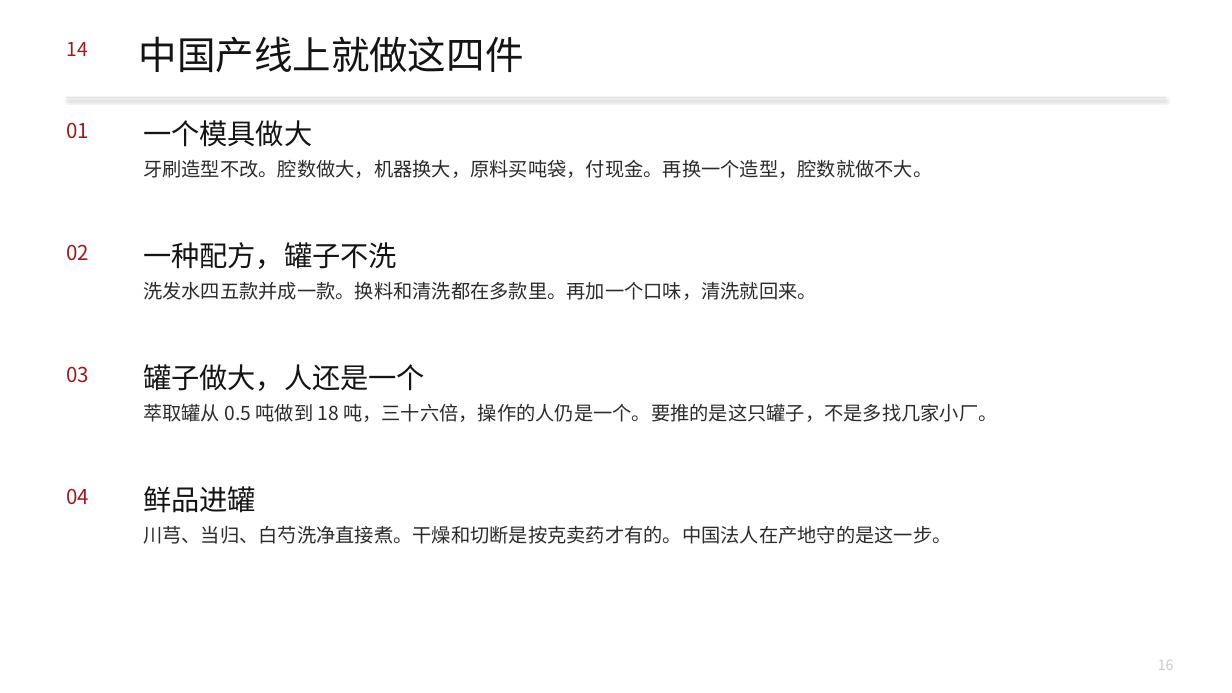
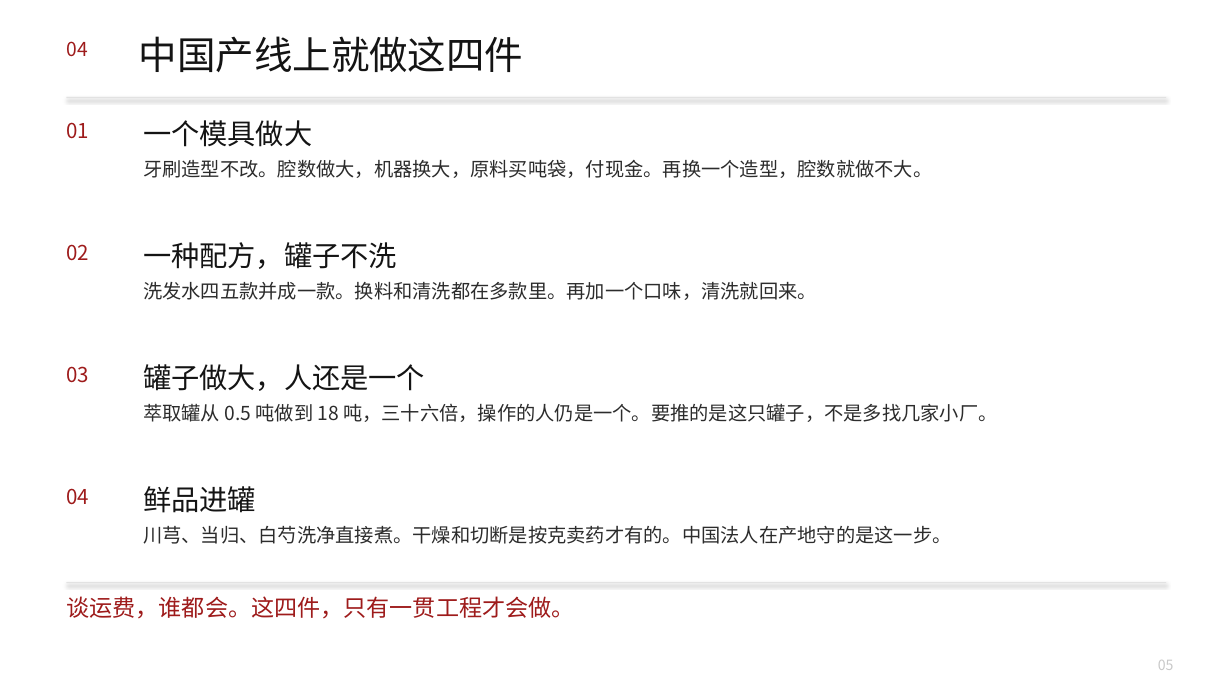
Before and after one commit to headshot9999/xiaoyi, a slide deck: slide 5 of 艾多美何以成为100兆韩元企业.pptx (slide 16 before the commit). Drawn at 1232x693 pixels with LibreOffice and Linux fonts; fonts in the diff are those of the drawing. Boxes give left, top, right and bottom in pixels: in the first picture for what was removed or moved away, otherwise in the second. Text is boxed around its words. In the diff, an @@ line names an element or a change of style, - is before the commit and + after.

```diff
--- a/艾多美何以成为100兆韩元企业.pptx
+++ b/艾多美何以成为100兆韩元企业.pptx
@@ text at [66,41,87,57]: text changed @@
-14
+04
@@ text added at [66,596,574,619], 18 pt, text #9E1B1B @@
+谈运费，谁都会。这四件，只有一贯工程才会做。
@@ rectangle added at [67,582,1166,583], fill #E2E2E2 @@
@@ text at [1158,660,1174,670]: text changed @@
-16
+05
```
Also in this commit, not shown: 10 other slides changed, 1 slide added, 12 slides removed, 2 other files.
